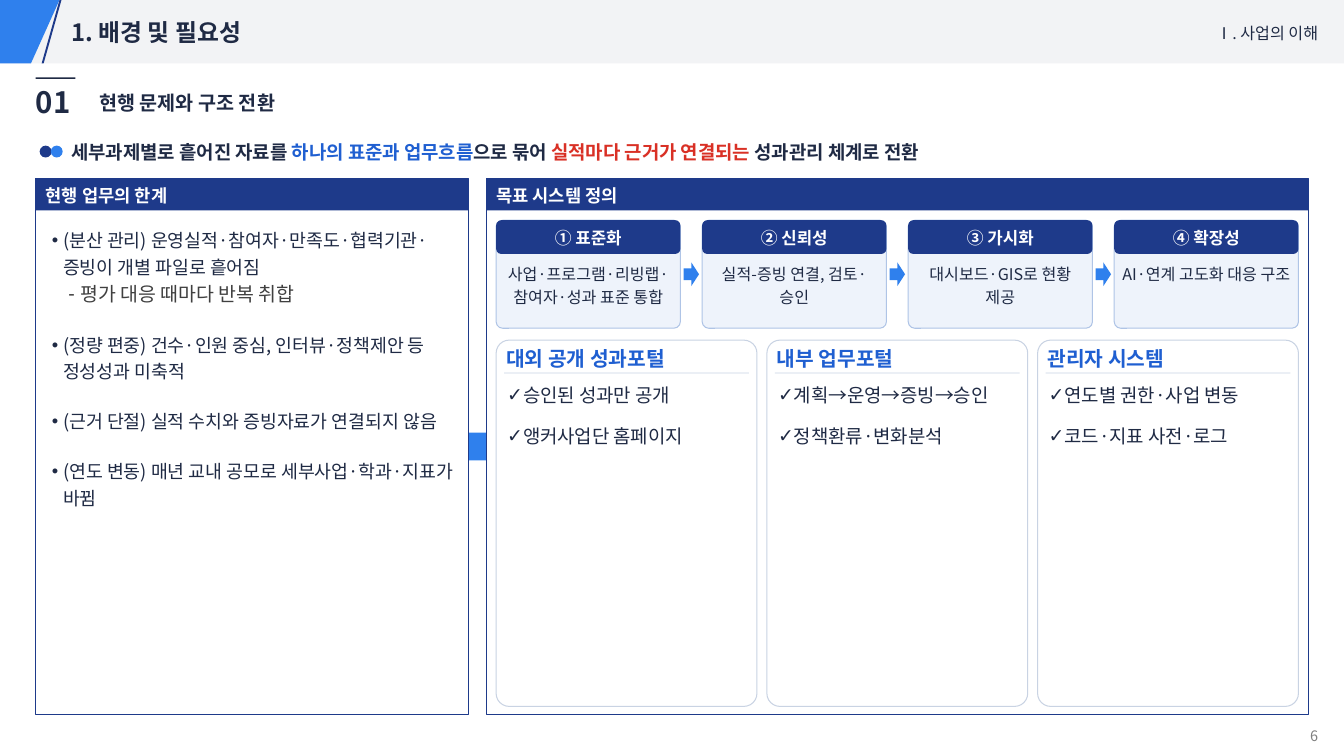
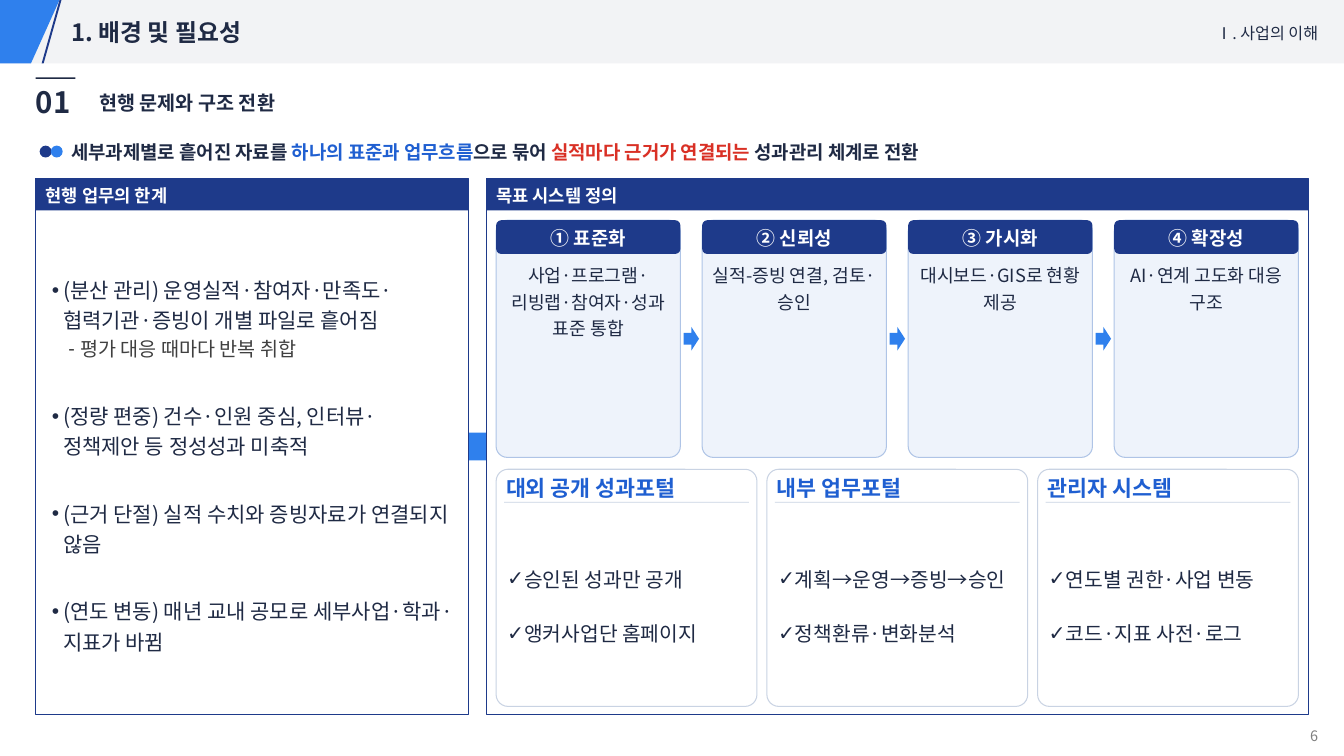
Before and after one commit to hwangsteeve-tech/hbjw, a slide deck: slide 6 of proposals/2026-10_pnu-ai-platform/발표자료.pptx. Drawn at 1344x756 pixels with LibreOffice and Linux fonts; fonts in the diff are those of the drawing. Boxes give left, top, right and bottom in pixels: in the first picture for what was removed or moved away, otherwise in the second. Text is boxed around its words. In the diff, an @@ line names an element or a change of style, - is before the commit and + after.

```diff
--- a/proposals/2026-10_pnu-ai-platform/발표자료.pptx
+++ b/proposals/2026-10_pnu-ai-platform/발표자료.pptx
@@ text "(분산 관리) 운영실적·참여자·만족도·협력기관·증빙이 개별 파일로 ..." at (63,280,453,652): size 13.1 to 15 pt; size 13.9 to 14 pt in "평가 대응 때마다 반복 취합"; more space between paragraphs; vertical alignment top to middle @@
@@ rounded rectangle: place and size @@
-rounded rectangle at (496,221,681,329)
+rounded rectangle at (496,221,681,458)
@@ rounded rectangle: place and size @@
-rounded rectangle at (703,221,887,329)
+rounded rectangle at (703,221,887,458)
@@ rounded rectangle: place and size @@
-rounded rectangle at (908,221,1093,329)
+rounded rectangle at (908,221,1093,458)
@@ size 12.1 to 13.5 pt in 4 elements at (496,221,681,254), (703,221,887,254), (908,221,1093,254), (1114,221,1299,254) @@
@@ rounded rectangle: place and size @@
-rounded rectangle at (1114,221,1299,329)
+rounded rectangle at (1114,221,1299,458)
@@ size 11.5 to 13 pt in 4 elements at (713,267,876,311), (920,267,1080,311), (1131,267,1282,311), (511,267,665,337) @@
@@ 3 right arrows: place and size @@
-3 right arrows at (684,262,1111,286)
+3 right arrows at (684,327,1111,351)
@@ rounded rectangle: place and size @@
-rounded rectangle at (496,340,757,706)
+rounded rectangle at (496,470,757,707)
@@ rounded rectangle: place and size @@
-rounded rectangle at (767,340,1028,706)
+rounded rectangle at (767,470,1028,707)
@@ rounded rectangle: place and size @@
-rounded rectangle at (1037,340,1299,706)
+rounded rectangle at (1037,470,1299,707)
@@ size 14.5 to 15.5 pt in 3 elements at (506,477,676,498), (777,477,902,498), (1048,477,1172,498) @@
@@ text "승인된 성과만 공개": place and size @@
-text "승인된 성과만 공개" at (523,386,683,445)
+text "승인된 성과만 공개" at (524,570,697,643)
@@ text "계획→운영→증빙→승인": place and size @@
-text "계획→운영→증빙→승인" at (794,386,989,445)
+text "계획→운영→증빙→승인" at (795,570,1006,643)
@@ size 13.5 to 14.5 pt; more space between paragraphs; vertical alignment top to middle in 3 elements at (524,570,697,643), (795,570,1006,643), (1066,570,1254,643) @@
@@ text "연도별 권한·사업 변동": place and size @@
-text "연도별 권한·사업 변동" at (1065,386,1240,445)
+text "연도별 권한·사업 변동" at (1066,570,1254,643)
@@ 3 texts, 3 rectangles: place and size @@
-3 texts, 3 rectangles at (504,349,1291,374)
+3 texts, 3 rectangles at (504,477,1291,503)
```
Also in this commit, not shown: 17 other slides changed, 7 other files.
